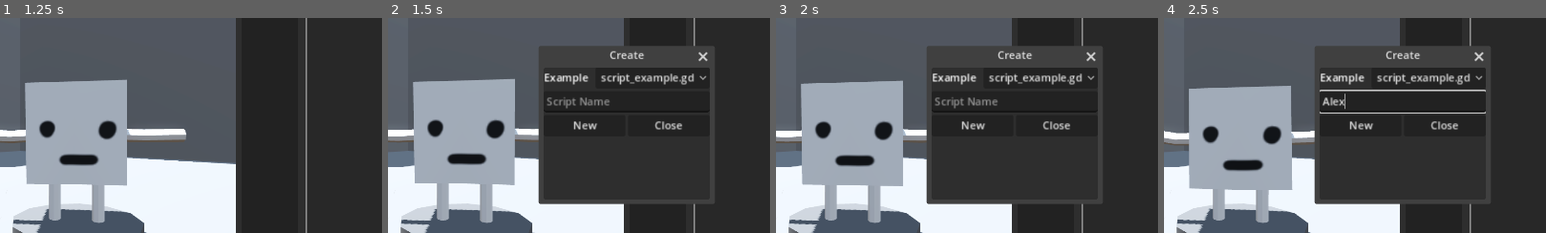
Above: before the commit, frames 1-4 (left to right).
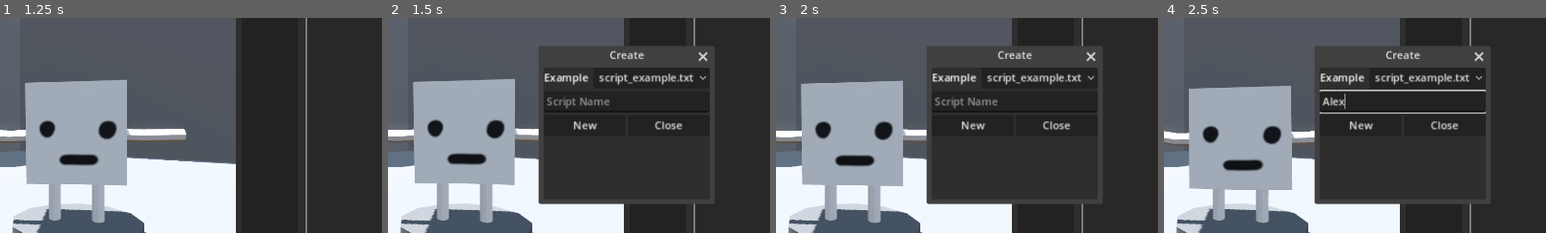
Above: after the commit, the same moments.

Repository: neclor/gd-arena
Game: Godot game, scene res://game/userInterface/main_menu.tscn
The game is run twice, just before and just after one commit, with the same random seed, the same clock (stepped at 60 frames per second) and the same inputs.
Inputs (mouse positions are % of the whole screen's width and height, from its top left):
- Up to frame 1 (1.25 s): click "Начать" at 0.5 s
- Up to frame 2 (1.5 s): click "New" at 1.25 s
- Up to frame 3 (2 s): no input
- Up to frame 4 (2.5 s): click (50, 43) at 2.02 s; type "Alex" at 2.1 s
The pictures show only the part of the screen within x 19-69%, y 23-73%; the shares and areas given below are measured in that part.

Frame 1 is identical in both runs. In frame 2, 0.7% of the frame differs, in the area x 55-81%, y 25-32%; in frame 3, 0.7%; in frame 4, 0.7%.
Error after the commit: Parse Error: Identifier "LuaAPI" not declared in the current scope. (res://game/Character/LuaComponent.gd:3)

Commit message:
Lua added

Diff:
--- a/core/CodePanel/code_panel.gd
+++ b/core/CodePanel/code_panel.gd
@@ -6,6 +6,7 @@
 
 @export var scripts_extension: String = ".scr"
 
+@onready var run_scripts_button = %RunScriptsButton
 @onready var new_script_window = %NewScriptWindow
 @onready var new_script_button = %NewScriptButton
 @onready var save_scripts_button = %SaveScriptsButton
@@ -18,6 +19,7 @@
 
 signal new_script_created(path)
 signal edit_script_changed()
+signal run_pressed(script)
 
 func _ready():
 	if not DirAccess.dir_exists_absolute(scripts_folder_dir):
@@ -47,6 +49,11 @@
 		else:
 			code_edit.editable = false
 			code_edit.text = ""
+	)
+
+	run_scripts_button.pressed.connect( func():
+		if current_script:
+			run_pressed.emit(current_script.get_path_absolute())
 	)
 
 	_update_scripts()
--- a/core/CodePanel/examples/script_example.gd
+++ /dev/null
@@ -1,11 +0,0 @@
-extends Node
-
-
-# Called when the node enters the scene tree for the first time.
-func _ready():
-	pass # Replace with function body.
-
-
-# Called every frame. 'delta' is the elapsed time since the previous frame.
-func _process(delta):
-	pass
--- /dev/null
+++ b/game/Character/LuaComponent.gd
@@ -0,0 +1,41 @@
+extends Node
+
+var lua = LuaAPI.new()
+
+func _bind():
+	lua.bind_libraries(["base", "table", "string"])
+	lua.push_variant("message", "Hello lua!")
+	lua.push_variant("move", get_parent().move)
+	lua.push_variant("get_direction", get_parent().get_direction)
+	lua.push_variant("print", _print)
+
+
+func run(file: String):
+	lua = LuaAPI.new()
+	_bind()
+	var error = lua.do_string(FileAccess.open(file, FileAccess.READ).get_pascal_string())
+	#var error = lua.do_string("""
+		#function get_message()
+			#return "Hello gdScript!"
+		#end
+	#""")
+	if error is LuaError:
+		error(error)
+		return
+
+	var ret = lua.call_function("_ready", [])
+	if ret is LuaError:
+		error(ret)
+		return
+	else:
+		print(ret)
+
+func _process(delta):
+	if lua.function_exists("_update"):
+		lua.call_function("_update", [])
+
+func error(err: LuaError):
+	print("ERROR %d: %s" % [err.type, err.message])
+
+func _print(a: String):
+	print(a)
--- a/game/Character/character.gd
+++ b/game/Character/character.gd
@@ -6,8 +6,14 @@
 
 @export var air_movement_scale: int = 1
 @onready var camera_component = %CameraComponent
+@onready var animation_player = $sugar/AnimationPlayer
+@onready var lua_component = $LuaComponent
 
-@onready var animation_player = $sugar/AnimationPlayer
+var behaviour_script: String:
+	set(value):
+		behaviour_script = value
+		if not is_node_ready(): await ready
+		lua_component.run(behaviour_script)
 
 @onready var model = $sugar
 
@@ -26,3 +32,7 @@
 
 func move(direction: Vector3):
 	self.direction = direction
+
+func get_direction():
+	var input = Input.get_vector("ui_left", "ui_right", "ui_up", "ui_down")
+	return Vector3(input.x, 0, input.y)
--- a/game/Character/character.tscn
+++ b/game/Character/character.tscn
@@ -1,6 +1,7 @@
-[gd_scene load_steps=8 format=3 uid="uid://217xnnyvjr36"]
+[gd_scene load_steps=9 format=3 uid="uid://217xnnyvjr36"]
 
 [ext_resource type="Script" path="res://game/Character/character.gd" id="1_vi24w"]
+[ext_resource type="Script" path="res://game/Character/LuaComponent.gd" id="2_hchyi"]
 [ext_resource type="Script" path="res://core/stateMachine/state_machine.gd" id="2_uxfd6"]
 [ext_resource type="Script" path="res://game/Character/OnFloor.gd" id="3_h1wev"]
 [ext_resource type="Script" path="res://game/Character/OnAir.gd" id="4_xiq3f"]
@@ -13,6 +14,9 @@
 [node name="Character" type="CharacterBody3D"]
 script = ExtResource("1_vi24w")
 movement_speed = 15
+
+[node name="LuaComponent" type="Node" parent="."]
+script = ExtResource("2_hchyi")
 
 [node name="DirectionComponent" type="Node" parent="."]
 
--- /dev/null
+++ b/game/main/main.gd
@@ -0,0 +1,10 @@
+extends Node
+
+@onready var code_panel = %CodePanel
+@onready var character = %Character
+
+
+func _ready():
+	code_panel.run_pressed.connect(func(script: String):
+		character.behaviour_script = script
+	)
--- a/game/main/main.tscn
+++ b/game/main/main.tscn
@@ -1,6 +1,7 @@
-[gd_scene load_steps=12 format=3 uid="uid://dtrs4wd24icio"]
+[gd_scene load_steps=13 format=3 uid="uid://dtrs4wd24icio"]
 
 [ext_resource type="Script" path="res://addons/Panel3D/3dpanel.gd" id="1_bl2nn"]
+[ext_resource type="Script" path="res://game/main/main.gd" id="1_lh38l"]
 [ext_resource type="PackedScene" uid="uid://217xnnyvjr36" path="res://game/Character/character.tscn" id="1_rbfg5"]
 [ext_resource type="PackedScene" uid="uid://bnt3uacv55nwv" path="res://game/userInterface/settings.tscn" id="2_vydpt"]
 [ext_resource type="PackedScene" uid="uid://bua472vbfr6iu" path="res://core/CodePanel/code_panel.tscn" id="4_p8m10"]
@@ -49,6 +50,7 @@
 content_margin_left = 10.0
 
 [node name="Main" type="Node"]
+script = ExtResource("1_lh38l")
 
 [node name="SubViewport" type="SubViewport" parent="."]
 msaa_3d = 1
@@ -106,6 +108,7 @@
 sides = 12
 
 [node name="Character" parent="SubViewport/Node3D/CharacterStand" instance=ExtResource("1_rbfg5")]
+unique_name_in_owner = true
 transform = Transform3D(-0.866025, 0, -0.5, 0, 1, 0, 0.5, 0, -0.866025, 0, 3, 0)
 collision_layer = 2
 
@@ -145,6 +148,7 @@
 theme_override_constants/margin_top = 10
 
 [node name="CodePanel" parent="CanvasLayer/HSplitContainer/MarginContainer" instance=ExtResource("4_p8m10")]
+unique_name_in_owner = true
 layout_mode = 2
 
 [node name="MarginContainer" type="MarginContainer" parent="CanvasLayer"]
Not shown, added: addons/luaAPI/bin/.gdignore
Not shown, added: core/CodePanel/examples/script_example.txt
Not shown, added: addons/luaAPI/LICENSE
Not shown, added: addons/luaAPI/README.md
Not shown, added: addons/luaAPI/bin/libluaapi.ios.template_debug.arm64.dylib
Not shown, added: addons/luaAPI/bin/libluaapi.ios.template_debug.universal.simulator.dylib
Not shown, added: addons/luaAPI/bin/libluaapi.ios.template_release.arm64.dylib
Not shown, added: addons/luaAPI/bin/libluaapi.ios.template_release.universal.simulator.dylib
Not shown, added: addons/luaAPI/bin/libluaapi.linux.template_debug.x86_32.so
Not shown, added: addons/luaAPI/bin/libluaapi.linux.template_debug.x86_64.so
Not shown, added: addons/luaAPI/bin/libluaapi.linux.template_release.x86_32.so
Not shown, added: addons/luaAPI/bin/libluaapi.linux.template_release.x86_64.so
(and 19 more such lines)
